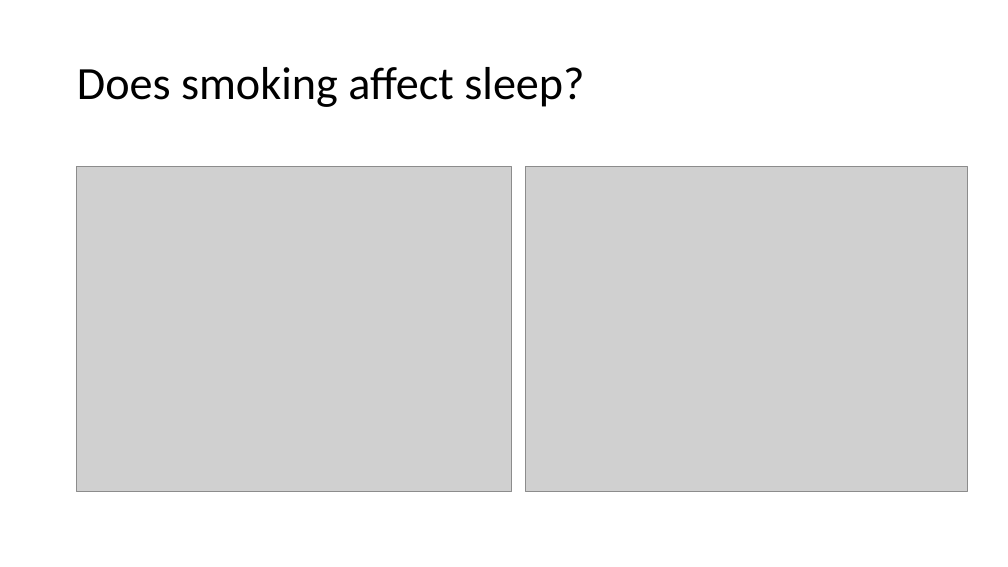
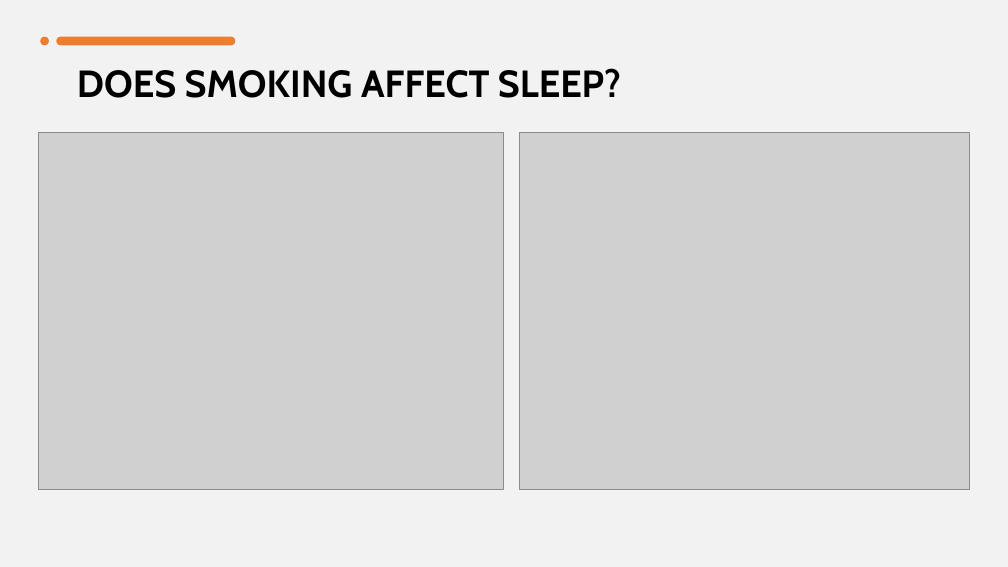
Before and after one commit to JenFreeze/Project_1, a slide deck: slide 9 of Project1.pptx. Drawn at 1008x567 pixels with LibreOffice and Linux fonts; fonts in the diff are those of the drawing; grey boxes stand for pictures. Boxes give left, top, right and bottom in pixels: in the first picture for what was removed or moved away, otherwise in the second. Text is boxed around its words. In the diff, an @@ line names an element or a change of style, - is before the commit and + after.

```diff
--- a/Project1.pptx
+++ b/Project1.pptx
@@ background #FFFFFF to #F2F2F2 @@
@@ ellipse added at (x1=40, y1=36, x2=48, y2=45), fill #ED7D31 @@
@@ rounded rectangle added at (x1=56, y1=36, x2=235, y2=45), fill #ED7D31 @@
@@ title at (x1=77, y1=68, x2=621, y2=98): text changed; size 44 to 36 pt; font Calibri to Cabin; bold on @@
-Does smoking affect sleep?
+DOES SMOKING AFFECT SLEEP?
@@ picture resized from (x1=76, y1=166, x2=512, y2=492) to (x1=39, y1=133, x2=504, y2=490) @@
@@ picture resized from (x1=526, y1=166, x2=967, y2=492) to (x1=520, y1=133, x2=970, y2=490) @@
```
Also in this commit, not shown: 11 other slides changed, 16 other files.
